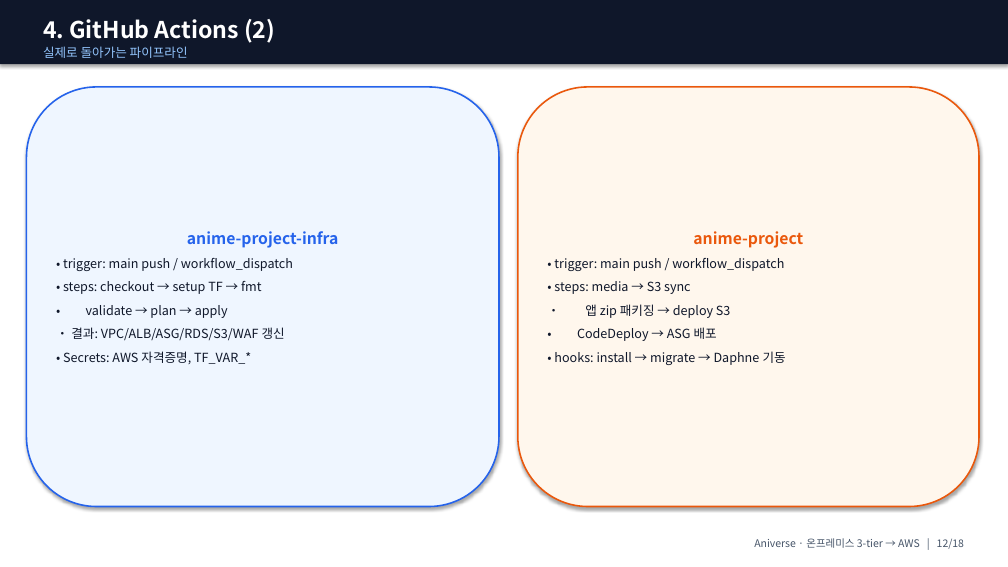
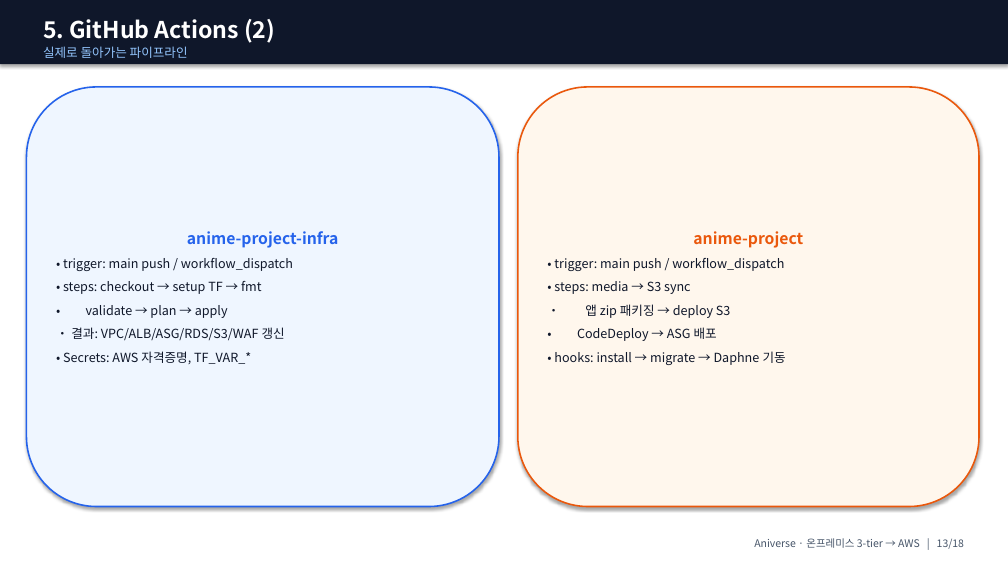
Before and after one commit to ho0215/anime-project-infra, a slide deck: slide 13 of docs/presentation/ppt/Aniverse_발표_강사용.pptx (slide 12 before the commit). Drawn at 1008x567 pixels with LibreOffice and Linux fonts; fonts in the diff are those of the drawing. Boxes give left, top, right and bottom in pixels: in the first picture for what was removed or moved away, otherwise in the second. Text is boxed around its words. In the diff, an @@ line names an element or a change of style, - is before the commit and + after.

```diff
--- a/docs/presentation/ppt/Aniverse_발표_강사용.pptx
+++ b/docs/presentation/ppt/Aniverse_발표_강사용.pptx
@@ text at [43, 19, 275, 43]: text changed @@
-4. GitHub Actions (2)
+5. GitHub Actions (2)
@@ text at [754, 538, 964, 549]: text changed @@
-Aniverse · 온프레미스 3-tier → AWS | 12/18
+Aniverse · 온프레미스 3-tier → AWS | 13/18
```
Also in this commit, not shown: 12 other slides changed, 7 other files.
